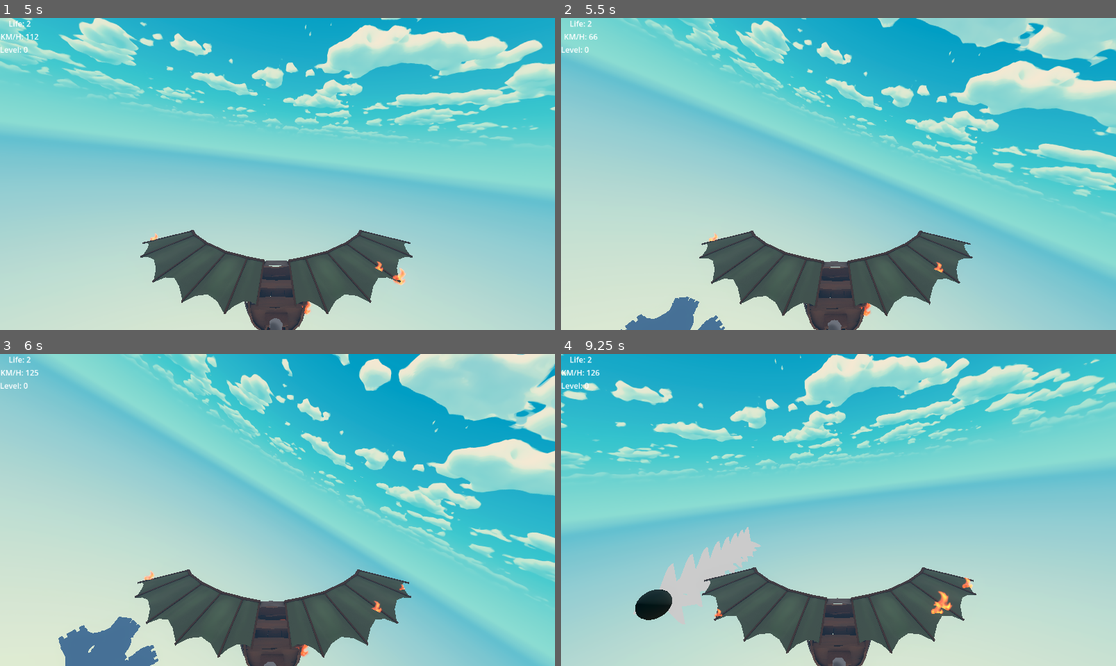
Above: before the commit, frames 1-4 (two rows, left to right).
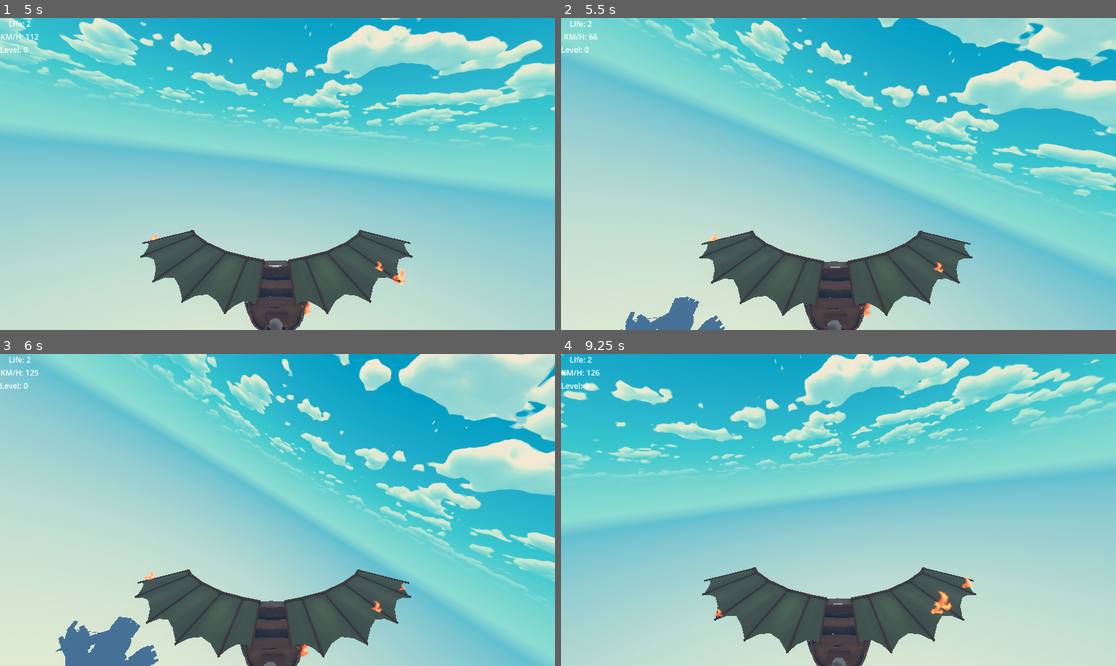
Above: after the commit, the same moments.

Repository: SimDubz/godot_gamejam_01
Game: Godot game, scene res://scenes/main_menu.tscn
Two runs of this game, one before a commit and one after it. Both use one fixed random seed, a clock stepped at 60 frames per second and the inputs below.
Inputs (mouse positions are in pixels of both pictures, inside the frame that each line leads up to):
- Up to frame 1 (5 s): click "Play" at 0.5 s; tap Enter (ui_accept) at 1.25, 1.52, 2.27, 3.77, 4.52 s; move the mouse to (305, 174) at 1.27 s; hold E (rotate_right) 1.28-2.03 s; move the mouse to (249, 174) at 2.02 s; hold Q (rotate_left) 2.03-2.78 s; move the mouse to (288, 167) at 2.77 s; hold E (rotate_right) 2.78-4.28 s; move the mouse to (271, 180) at 3.52 s; move the mouse to (316, 177) at 4.27 s; hold Q (rotate_left) from 4.28 s (still down)
- Up to frame 2 (5.5 s): keep holding Q (rotate_left); move the mouse to (794, 170) at 5.02 s; tap Enter (ui_accept) at 5.27 s
- Up to frame 3 (6 s): keep holding Q (rotate_left); move the mouse to (283, 510) at 5.77 s
- Up to frame 4 (9.25 s): move the mouse to (816, 503) at 6.52 s; release Q (rotate_left) at 6.53 s; hold E (rotate_right) 6.53-8.78 s; tap Enter (ui_accept) at 6.77, 7.52, 8.27 s; move the mouse to (866, 510) at 7.27 s; move the mouse to (810, 510) at 8.02 s; move the mouse to (849, 503) at 8.77 s; hold Q (rotate_left) from 8.78 s (still down)

Frame 1 is identical in both runs. In frame 2, less than 0.1% of the frame differs, in the area x 11-20%, y 93-100%; in frame 3, less than 0.1%; in frame 4, 2.3%, in the area x 13-37%, y 55-86%.

Commit message:
New weapon integration

Diff:
--- a/assets/castle_ballista.tscn
+++ b/assets/castle_ballista.tscn
@@ -10,7 +10,7 @@
 shader_parameter/albedo_color = Color(1, 1, 1, 1)
 shader_parameter/texture_albedo = ExtResource("3_jcsgg")
 
-[node name="castle_ballista" instance=ExtResource("1_rpw8b")]
+[node name="castle_ballista" groups=["arrow"] instance=ExtResource("1_rpw8b")]
 
 [node name="ballista" parent="." index="0"]
 surface_material_override/0 = SubResource("ShaderMaterial_0oe41")
--- a/assets/castle_base.gd
+++ b/assets/castle_base.gd
@@ -2,11 +2,18 @@
 
 @onready var pivot_weapon: Node3D = $island/tower_pivot/pivot_weapon
 var castle_canon_scene = preload("res://assets/castle_canon.tscn")
+var castle_ballista_scene = preload("res://assets/castle_ballista.tscn")
+var castle_flamethrower_scene = preload("res://assets/castle_flamethrower.tscn")
 
-
+var weapons_scene = [castle_canon_scene, castle_ballista_scene]
 
 func _ready() -> void:
 	""""""
 
-	var castle_canon = castle_canon_scene.instantiate()
-	pivot_weapon.add_child(castle_canon)
+	randomize()
+
+	var random_index = randi() % weapons_scene.size()
+	var random_scene = weapons_scene[random_index]
+	var weapon_instance = random_scene.instantiate()
+
+	pivot_weapon.add_child(weapon_instance)
Not shown: 1 places in assets/castle_ballista.tscn that only renumber resources
Not shown: 1 places in assets/castle_flamethrower.tscn that only renumber resources
